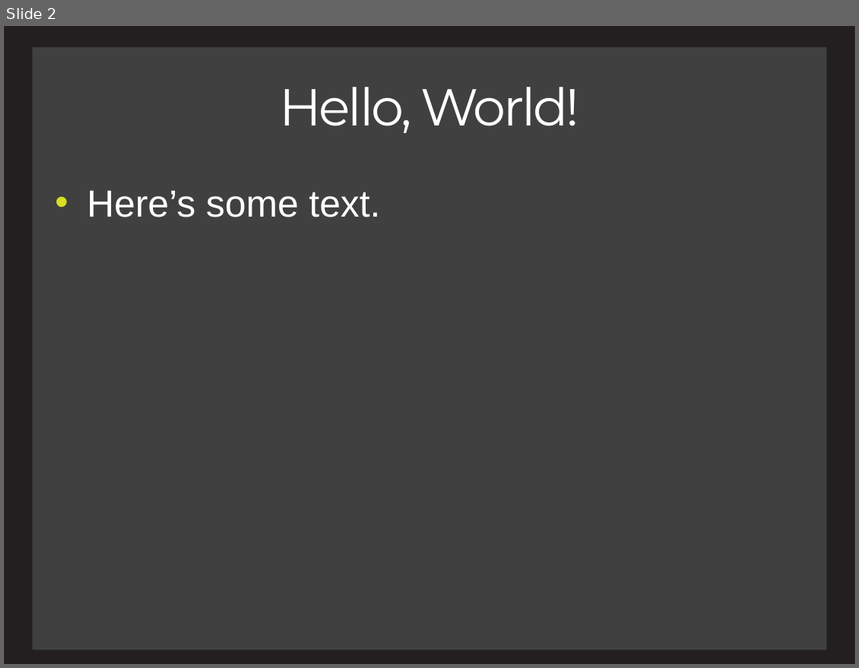
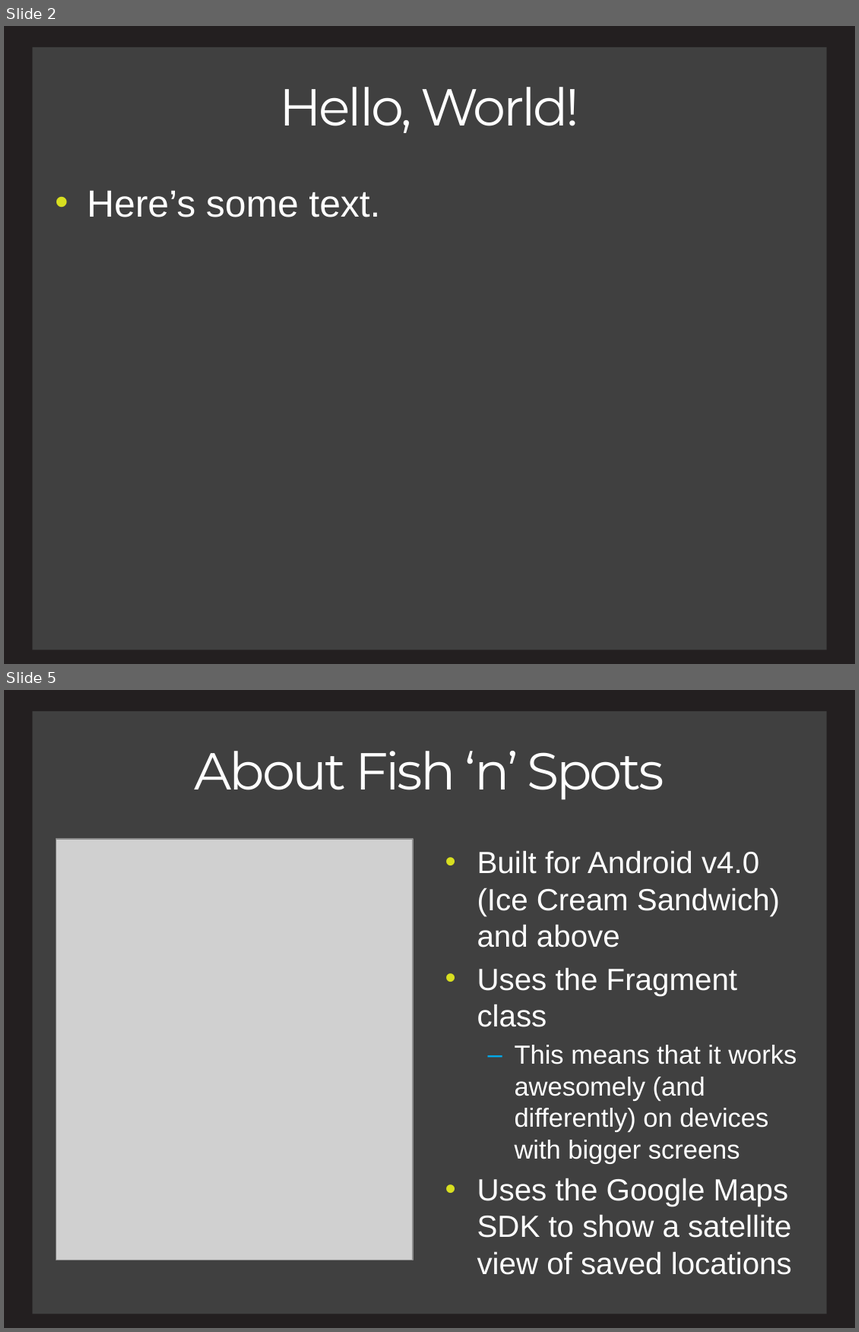
Before and after one commit to charlesmadere/FishnStore, a slide deck: documents/Presentation.pptx. Shown one above the other, each under a label of ours: slide 2 before the commit, slides 2 and 5 after it; the slides between them are not shown. The pictures are 859x668 and 859x1332 pixels, drawn with LibreOffice and Linux fonts; fonts in the diff are those of the drawing; grey boxes stand for pictures. Boxes give left, top, right and bottom in pixels: in the first picture for what was removed or moved away, otherwise in the second. Text is boxed around its words. In the diff, an @@ line names an element or a change of style, - is before the commit and + after.

Commit message:
PowerPoint progress, screenshots of app added

```diff
--- a/documents/Presentation.pptx
+++ b/documents/Presentation.pptx
@@ slide 5 added at [4,690,855,1328], background #231F20; not listed: 1 template element that a slide beside it also shows @@
@@ title added at [195,751,664,800], 44 pt, text #FFFFFF @@
+About Fish ‘n’ Spots
@@ picture added at [56,839,413,1260] @@
@@ text added at [477,851,797,1275], 25.9 pt, text #FFFFFF @@
+• Built for Android v4.0 (Ice Cream Sandwich) and above
+• Uses the Fragment class
+  – This means that it works awesomely (and differently) on devices with bigger screens
+• Uses the Google Maps SDK to show a satellite view of saved locations
```
Also in this commit, not shown: 2 slides changed, 2 other slides added, 8 other files.
